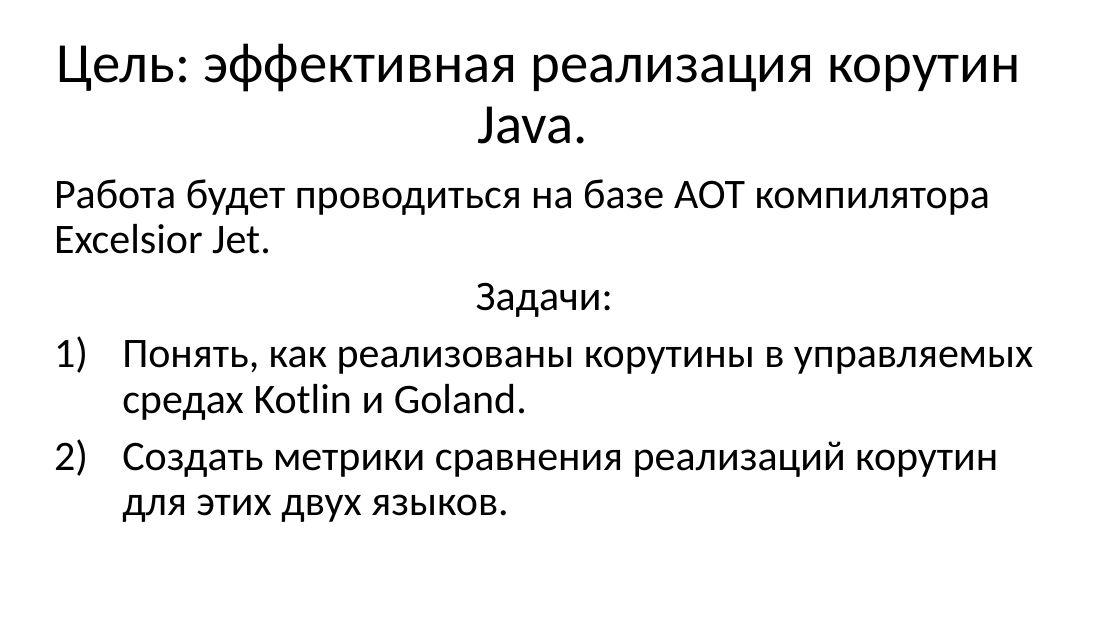
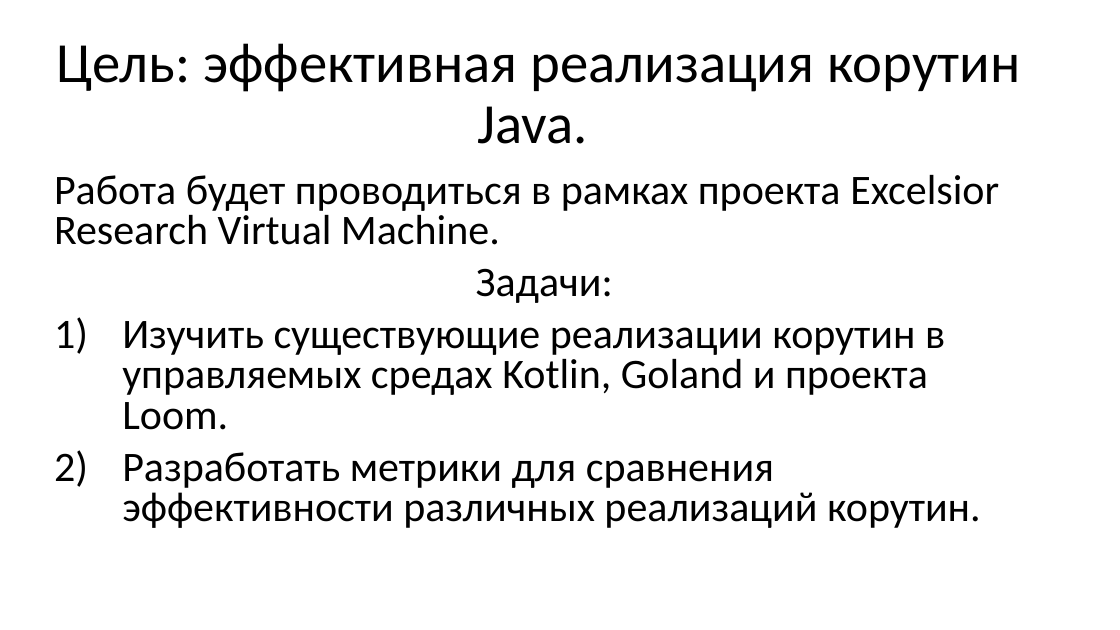
Before and after one commit to epanteleev/bachelor-s-degree, a slide deck: slide 7 of Эффективная реализация сопрограмм в управляемой среде.pptx (slide 6 before the commit). Drawn at 1120x630 pixels with LibreOffice and Linux fonts; fonts in the diff are those of the drawing. Boxes give left, top, right and bottom in pixels: in the first picture for what was removed or moved away, otherwise in the second. Text is boxed around its words. In the diff, an @@ line names an element or a change of style, - is before the commit and + after.

```diff
--- a/Эффективная реализация сопрограмм в управляемой среде.pptx
+++ b/Эффективная реализация сопрограмм в управляемой среде.pptx
@@ text at box(54, 175, 999, 245): text changed @@
-Работа будет проводиться на базе AOT компилятора Excelsior Jet.
+Работа будет проводиться в рамках проекта Excelsior Research Virtual Machine.
@@ text at box(476, 268, 613, 303): line spacing 0.9 to 0.8 @@
@@ text at box(122, 321, 981, 528): text changed @@
-1) Понять, как реализованы корутины в управляемых средах Kotlin и Goland.
-2) Создать метрики сравнения реализаций корутин для этих двух языков.
+1) Изучить существующие реализации корутин в управляемых средах Kotlin, Goland и проекта Loom.
+2) Разработать метрики для сравнения эффективности различных реализаций корутин.
```
Also in this commit, not shown: 3 other slides changed, 1 slide added.
